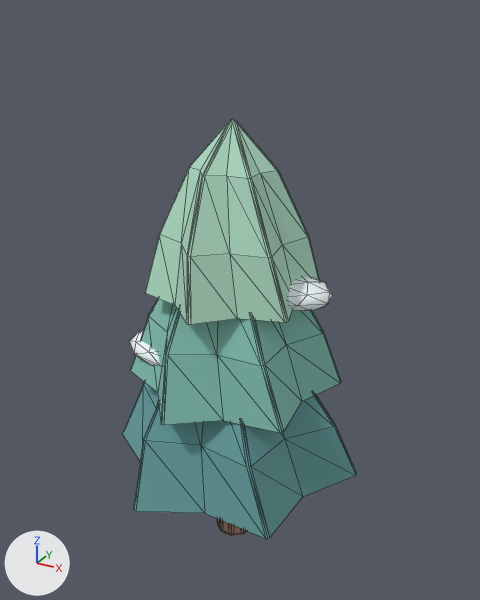
One commit to the glTF model assets/northern/northern_pine_a.glb: the scene before it, then after it.
Camera for both pictures: a 50 mm lens placed at (6.9, -12.25, 12.77), pointed at (0.05, 0.22, 6.53). Lighting does not change. The marker at lower left points along +X, +Y and +Z. The older version comes first. Mesh edges are drawn as thin lines. Vertices at exactly the same position are counted once.

The older version as bpy lines, for what is in view:
```python
me_crown_0_mesh_003 = bpy.data.meshes.new('crown_0_mesh.003')
me_crown_0_mesh_003.from_pydata(...)  # 507 vertices, 920 faces; spans x -3.05..3.05, y -2.98..2.98, z -2.35..8.32
# faces by material slot: [144, 144, 144, 240, 248]
me_crown_0_mesh_003.materials.append(mat_mrn_pine_dark)  # cyan #659e9e
me_crown_0_mesh_003.materials.append(mat_mrn_pine)  # green #81bfaf
me_crown_0_mesh_003.materials.append(mat_mrn_pine_light)  # green #afddc4
me_crown_0_mesh_003.materials.append(mat_mrn_snow)  # white #f1f9fd
me_crown_0_mesh_003.materials.append(mat_mrn_wood)  # beige #af8976
ob_northern_pine_a_001 = bpy.data.objects.new('northern_pine_a.001', me_crown_0_mesh_003)
ob_northern_pine_a_001.location = (0.0, 0.0, 2.35)
```
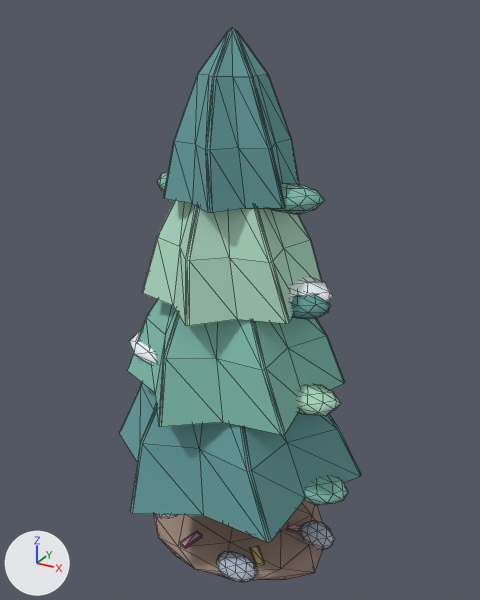
Location of each change, [x1, y1, x2, y2] in pixels of the pictures (480 x 600 px; the box of a moved part takes in the faces that stretch with it):
'northern_pine_a.001', reshaped, moved (32% taller): before [122, 119, 357, 539]; after [119, 27, 361, 582]
part 1 of me_crown_0_mesh_003, moved or reshaped: before [130, 298, 341, 433]; after [127, 299, 344, 435]
part 2 of me_crown_0_mesh_003, moved or reshaped: before [145, 119, 319, 325]; after [142, 201, 322, 326]
part 3 of me_crown_0_mesh_003, moved or reshaped: before [122, 382, 357, 539]; after [119, 383, 361, 542]
part 4 of me_crown_0_mesh_003, moved or reshaped: before [129, 330, 160, 366]; after [129, 330, 156, 364]
part 5 of me_crown_0_mesh_003, moved or reshaped: before [288, 277, 333, 311]; after [290, 277, 333, 304]
part 6 of me_crown_0_mesh_003, moved or reshaped (not visible afterwards): before [217, 519, 246, 535]
part 7 of me_crown_0_mesh_003, added: after [153, 27, 349, 582]

What the commit changed:
Material 'MRN_earth' (mat_mrn_earth) is new.
Its base color is (0.35, 0.25, 0.2) (beige #a0897c).
Its roughness is 0.88.
Material 'MRN_leaf_rose' (mat_mrn_leaf_rose) is new.
Its base color is (0.7, 0.32, 0.42) (pink #da99ad).
Its roughness is 0.88.
Material 'MRN_wood_light' (mat_mrn_wood_light) is new.
Its base color is (0.67, 0.43, 0.28) (beige #d6af90).
Its roughness is 0.88.
Material 'MRN_leaf_gold' (mat_mrn_leaf_gold) is new.
Its base color is (0.78, 0.55, 0.22) (beige #e5c481).
Its roughness is 0.88.
Material 'MRN_stone' (mat_mrn_stone) is new.
Its base color is (0.48, 0.53, 0.65) (pale blue #b8c0d3).
Its roughness is 0.88.
me_crown_0_mesh_003 is used by ob_northern_pine_a_001; location (0.0, 0.0, 2.35).
me_crown_0_mesh_003 had 507 vertices, 920 faces and spanned x -3.05..3.05, y -2.98..2.98, z -2.35..8.32.
me_crown_0_mesh_003 now has 1852 vertices, 3492 faces and spans x -5.36..0.93, y -3.45..2.7, z -0.42..12.12.
me_crown_0_mesh_003 part 1: the loose piece of 85 vertices spanning x -2.38..2.38, y -2.55..2.55, z 2.25..6.34 is scaled about its middle by (1.03, 1.03, 0.957), then moved by (-2.22, -0.37, 1.96).
me_crown_0_mesh_003 part 2: the loose piece of 85 vertices spanning x -1.79..1.79, y -2.02..2.02, z 4.5..8.32 is scaled about its middle by (1.03, 1.03, 0.947), then moved by (-2.22, -0.37, 1.95).
me_crown_0_mesh_003 part 3: the loose piece of 85 vertices spanning x -3.05..3.05, y -2.98..2.98, z 0.0..4.34 is scaled about its middle by (1.03, 1.03, 0.966), then moved by (-2.22, -0.37, 1.98).
me_crown_0_mesh_003 part 4: the loose piece of 42 vertices spanning x -2.72..0.31, y -1.32..0.67, z 2.49..3.19 is moved by (-2.22, -0.37, 2.05).
me_crown_0_mesh_003 part 5: the loose piece of 42 vertices spanning x -0.14..2.31, y -0.53..1.03, z 4.33..4.99 is moved by (-2.22, -0.37, 2.05).
me_crown_0_mesh_003 part 6: the loose piece of 126 vertices spanning x -0.46..0.46, y -0.45..0.47, z -2.35..3.5 is moved by (-2.22, -0.37, 2.05).
me_crown_0_mesh_003 part 7: 1345 vertices added at x -5.33..0.9, y -2.35..2.01, z -0.42..12.12.
Other edits to the shape of me_crown_0_mesh_003 do not show in these pictures.
me_crown_0_mesh_003 gains material mat_mrn_stone (pale blue #b8c0d3).
me_crown_0_mesh_003 gains material mat_mrn_earth (beige #a0897c).
me_crown_0_mesh_003 gains material mat_mrn_leaf_rose (pink #da99ad).
me_crown_0_mesh_003 gains material mat_mrn_leaf_gold (beige #e5c481).
me_crown_0_mesh_003 gains material mat_mrn_wood_light (beige #d6af90).
Object 'northern_pine_a.001' (ob_northern_pine_a_001) moves from (0.0, 0.0, 2.35) to (2.22, 0.37, 0.3).
